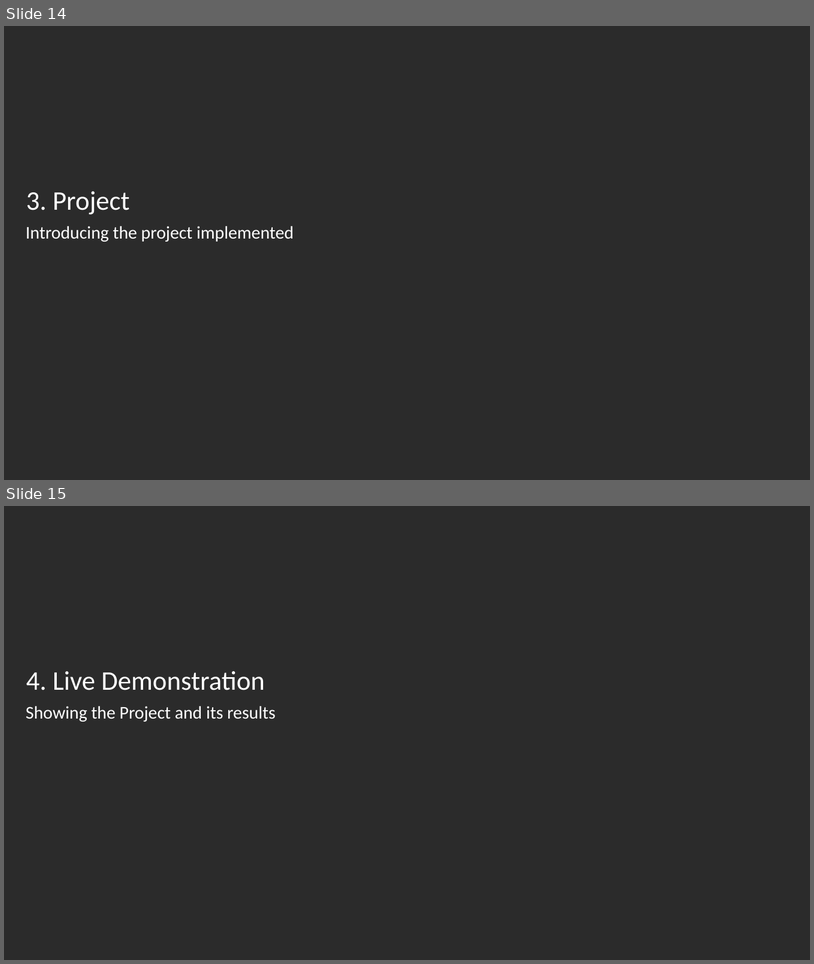
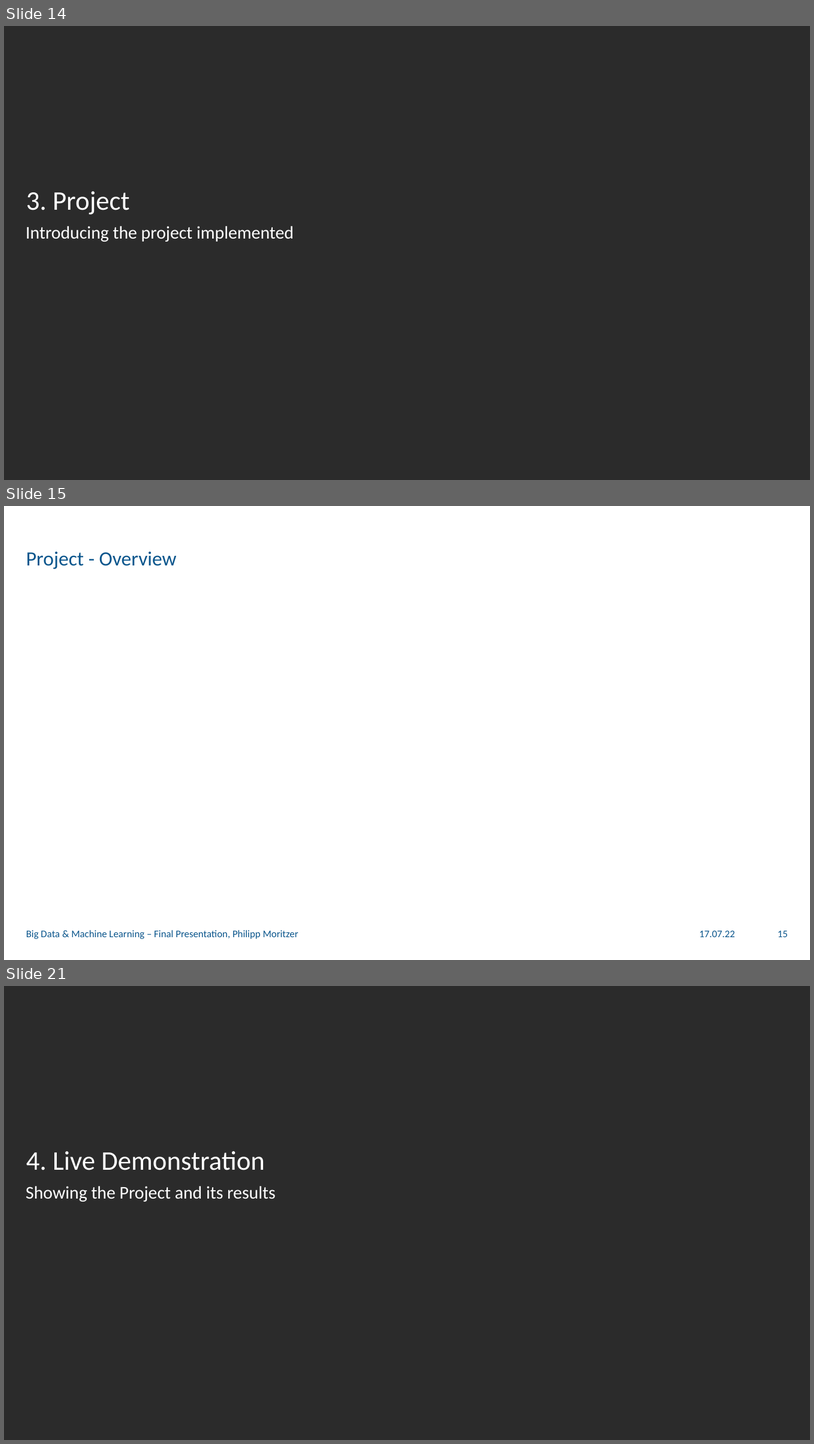
Before and after one commit to philippmoritzer/bd-ml-project, a slide deck: docs/presentation.pptx. Shown one above the other, each under a label of ours: slides 14 and 15 before the commit, slides 14, 15 and 21 after it; the slides between them are not shown. The pictures are 814x964 and 814x1444 pixels, drawn with LibreOffice and Linux fonts; fonts in the diff are those of the drawing; background and template pictures are left out; a plain dark background stands for a picture behind light text. Boxes give left, top, right and bottom in pixels: in the first picture for what was removed or moved away, otherwise in the second. Text is boxed around its words. In the diff, an @@ line names an element or a change of style, - is before the commit and + after.

```diff
--- a/docs/presentation.pptx
+++ b/docs/presentation.pptx
@@ slide 15 added at bbox=[4, 506, 810, 960], background picture (left out) @@
@@ title added at bbox=[26, 552, 177, 569], 18 pt, text #0A558C @@
+Project - Overview
@@ text added at bbox=[26, 930, 299, 939], 9 pt, text #0A558C @@
+Big Data & Machine Learning – Final Presentation, Philipp Moritzer
@@ text added at bbox=[699, 930, 735, 937], 9 pt, text #0A558C @@
+17.07.22
@@ page number added at bbox=[778, 930, 788, 937], 9 pt, text #0A558C @@
+15
@@ what was slide 15 is now slide 21 @@
```
Also in this commit, not shown: 6 other slides added, 1 other file.
